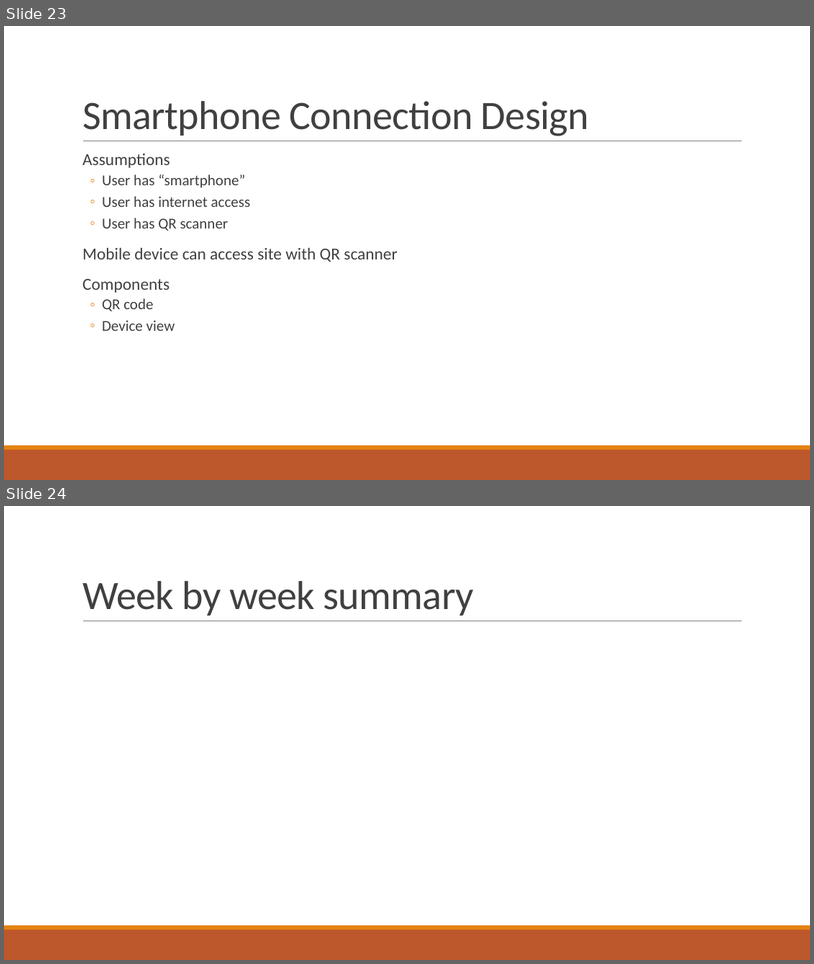
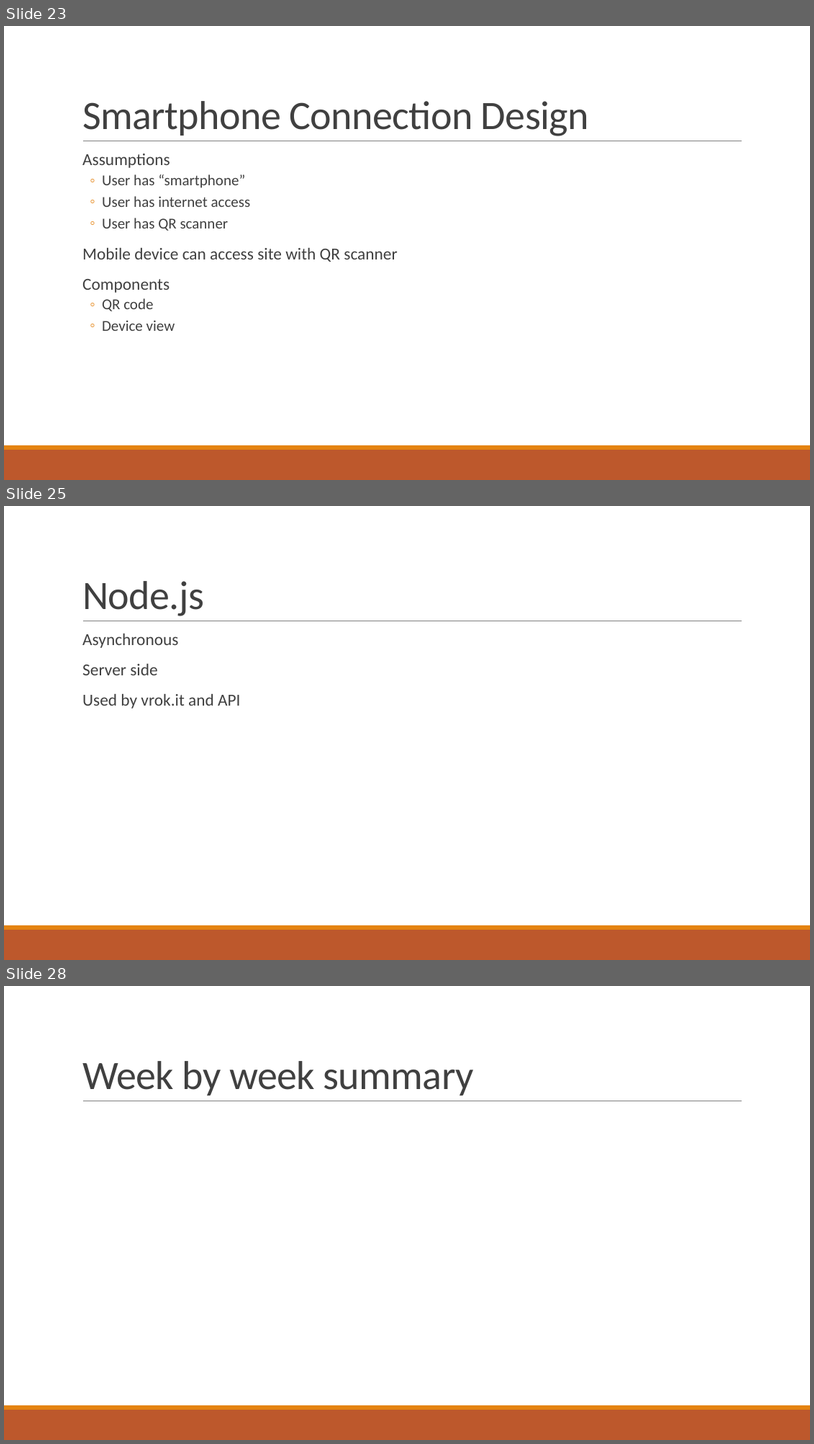
Before and after one commit to gonsalvg/Capstone-Forge-App, a slide deck: Project Documents/Progress Report 2/Progress report.pptx. Shown one above the other, each under a label of ours: slides 23 and 24 before the commit, slides 23, 25 and 28 after it; the slides between them are not shown. The pictures are 814x964 and 814x1444 pixels, drawn with LibreOffice and Linux fonts; fonts in the diff are those of the drawing. Boxes give left, top, right and bottom in pixels: in the first picture for what was removed or moved away, otherwise in the second. Text is boxed around its words. In the diff, an @@ line names an element or a change of style, - is before the commit and + after.

```diff
--- a/Project Documents/Progress Report 2/Progress report.pptx
+++ b/Project Documents/Progress Report 2/Progress report.pptx
@@ slide 25 added at <box>4,506,810,960</box>, background #FFFFFF; not listed: 3 template elements that a slide beside it also shows @@
@@ title added at <box>82,581,204,616</box>, 48 pt, text #404040 @@
+Node.js
@@ text added at <box>82,633,240,708</box>, 20 pt, text #404040 @@
+  Asynchronous
+  Server side
+  Used by vrok.it and API
@@ what was slide 24 is now slide 28 @@
```
Also in this commit, not shown: 3 other slides added.
